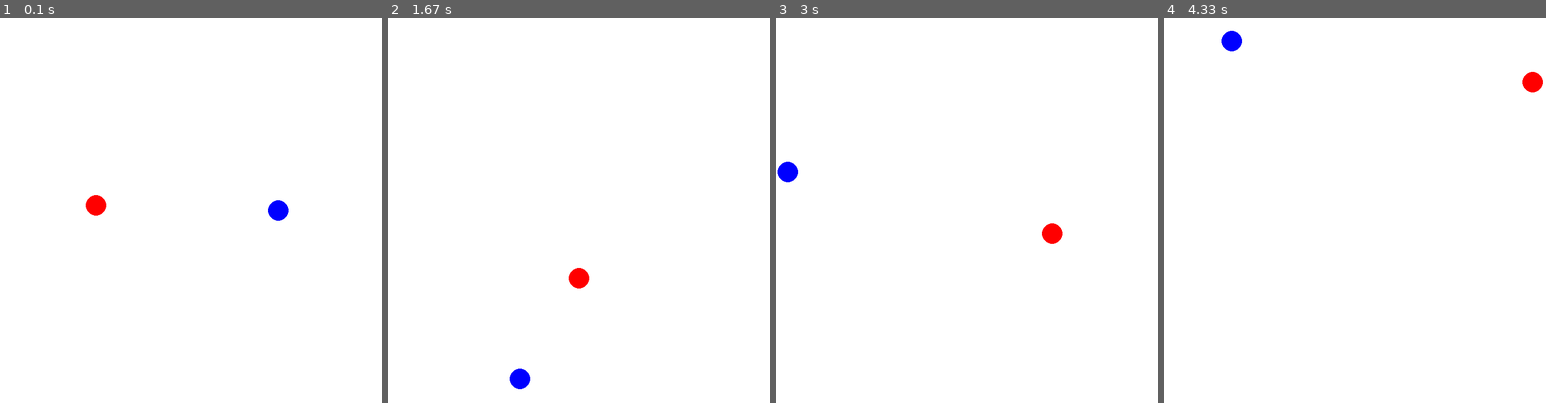
Above: before the commit, frames 1-4 (left to right).
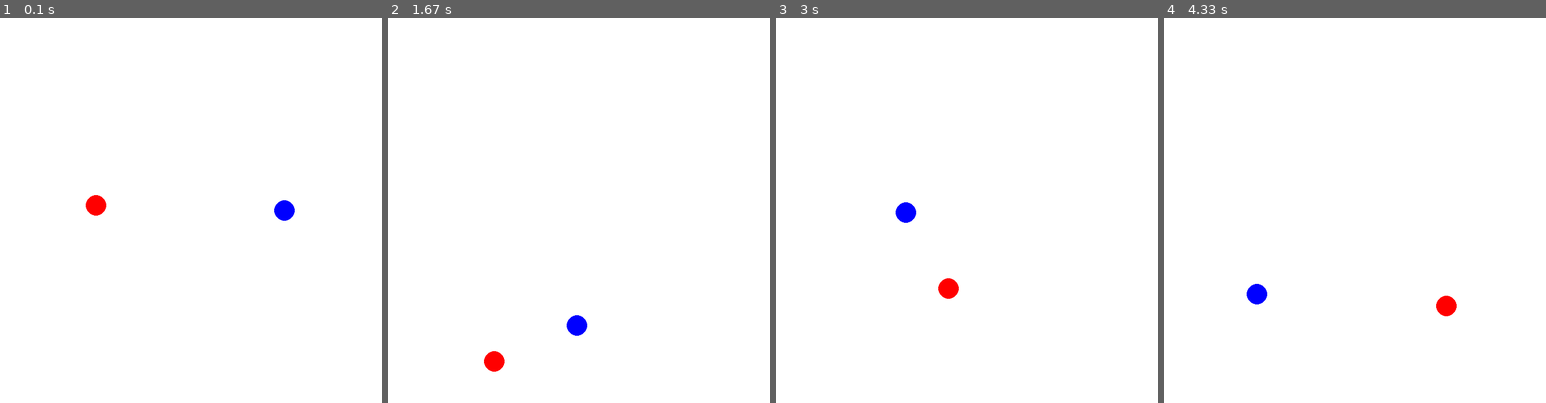
Above: after the commit, the same moments.

Repository: myhotchoc/Space-Simulator
Game: pygame game, started from Gravity Test v2.py
Two runs of this game, one before a commit and one after it. Both use one fixed random seed, a clock stepped at 60 frames per second and the inputs below.
Inputs:
- Up to frame 1 (0.1 s): no input
- Up to frame 2 (1.67 s): no input
- Up to frame 3 (3 s): no input
- Up to frame 4 (4.33 s): no input

The runs differ from the first frame. In frame 1, 0.2% of the frame differs, in the area x 70-78%, y 47-53%; in frame 2, 0.9%, in the area x 25-53%, y 64-97%; in frame 3, 0.9%; in frame 4, 0.9%.

Commit message:
Update Gravity Test v2.py

Diff:
--- a/Gravity Test v2.py
+++ b/Gravity Test v2.py
@@ -111,7 +111,7 @@
 ## Body(mass, u(mag,dir), pos(x,y), col(rgb))
 ## Defining 2 bodies
 body1 = Body(50, (2, math.pi), (int(win_size[1]/4), int(win_size[1]/2)), (255,0,0))
-body2 = Body(50, (-5, math.pi/2), (int(3*win_size[1]/4), int(win_size[1]/2)), (0,0,255))
+body2 = Body(100, (-2, math.pi/2), (int(3*win_size[1]/4), int(win_size[1]/2)), (0,0,255))
 
 ## Window runtime loop
 win_loop = True
